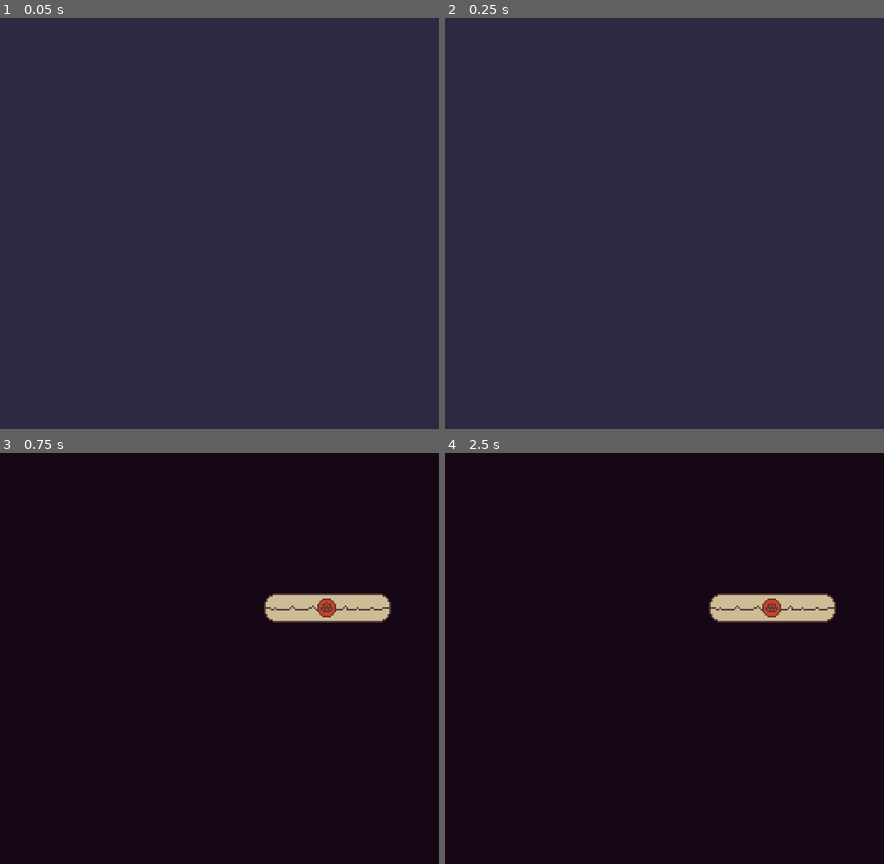
Above: before the commit, frames 1-4 (two rows, left to right).
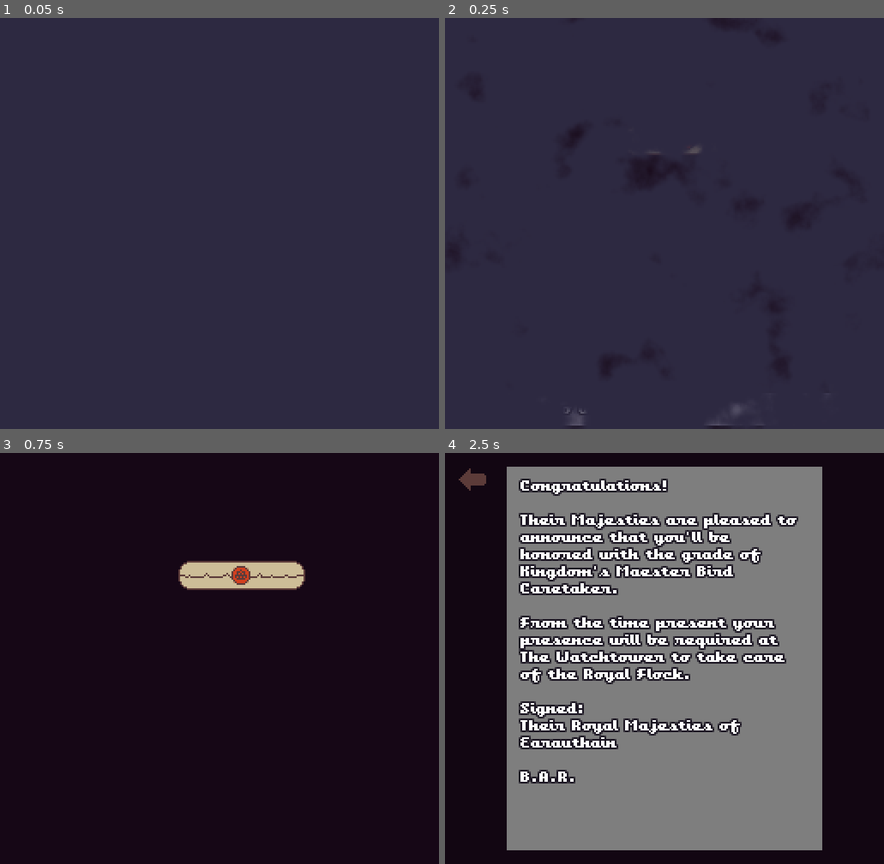
Above: after the commit, the same moments.

Repository: xphere/a-little-bird-told-me
Game: Godot game, scene res://src/scenes/game/game.tscn
Same seed, same stepped clock (60 frames per second), same inputs: the game is played once before the commit and once after it. This scene is started directly instead of the project's main scene.
Inputs (mouse positions are in pixels of both pictures, inside the frame that each line leads up to):
- Up to frame 1 (0.05 s): no input
- Up to frame 2 (0.25 s): no input
- Up to frame 3 (0.75 s): tap Enter (ui_accept) at 0.5 s; move the mouse to (316, 637) at 0.52 s; click (316, 637) at 0.67 s
- Up to frame 4 (2.5 s): tap Enter (ui_accept) at 0.77, 1.25, 2 s; drag from (576, 679) to (774, 609) at 1.27 s; move the mouse to (708, 568) at 2.02 s; click (708, 568) at 2.17 s

Frame 1 is identical in both runs. In frame 2, 0.4% of the frame differs, in the area x 27-81%, y 0-100%; in frame 3, 3.9%; in frame 4, 60%, in the area x 3-90%, y 3-97%.

Commit message:
@letter: use resources to write letters

Diff:
--- a/src/actions/letter.gd
+++ b/src/actions/letter.gd
@@ -1,13 +1,38 @@
+tool
 extends Action
 
-signal received()
+signal recieved()
 signal opened()
 signal closed()
+signal selected()
 
-export var letter_id : String
-export var letter_name : String
-export(String, MULTILINE) var letter_contents : String
+const LetterResource := preload("res://src/resources/letter.gd")
+
+export(Resource) var letter_resource
+
+
+func _ready() -> void:
+	if Engine.editor_hint and not letter_resource:
+		letter_resource = LetterResource.new() as Resource
+
+	connect_to(letter_resource)
 
 
 func execute() -> void:
-	owner.register_letter(self)
+	owner.register_letter(letter_resource)
+
+
+func connect_to(node: Object) -> void:
+	_connect_to_signal(node, "recieved")
+	_connect_to_signal(node, "openened")
+	_connect_to_signal(node, "closed")
+	_connect_to_signal(node, "selected")
+
+
+func _connect_to_signal(node: Object, signal_name: String) -> void:
+	if node.has_signal(signal_name):
+		node.connect(
+			signal_name,
+			self, "emit_signal", [signal_name],
+			CONNECT_DEFERRED
+		)
--- a/src/actions/start.gd
+++ /dev/null
@@ -1,12 +0,0 @@
-extends Node
-
-
-func trigger() -> void:
-	var letter = owner.register_letter($"letter#1")
-	var letter_at_desk : Node = owner.move_letter_to_mail_desk(letter)
-	letter_at_desk.connect("closed", self, "_on_letter_closed", [], CONNECT_DEFERRED | CONNECT_ONESHOT)
-	owner.to_state("MailDesk")
-
-
-func _on_letter_closed() -> void:
-	owner.to_next_story(self)
--- a/src/actions/to-maildesk.gd
+++ b/src/actions/to-maildesk.gd
@@ -1,7 +1,20 @@
 extends Action
 
-export var letter_id : String
+export var letter_path : NodePath
 
 
 func execute() -> void:
-	owner.move_letter_to_mail_desk(letter_id)
+	var letter := get_node(letter_path)
+	if letter:
+		var instance := _create_letter(letter.letter_resource)
+		owner.add_to_maildesk(instance)
+
+
+func _create_letter(resource: Resource) -> Node2D:
+	var scene := preload("res://src/objects/letters/letter.tscn") as PackedScene
+	var instance := scene.instance() as Node2D
+	resource.connect_to(instance)
+	instance.id = resource.letter_id
+	instance.letter_name = resource.letter_name
+	instance.letter_content = resource.letter_contents
+	return instance
--- /dev/null
+++ b/src/resources/letter.gd
@@ -0,0 +1,26 @@
+extends Resource
+
+signal received()
+signal opened()
+signal closed()
+signal selected()
+
+export var letter_id : String
+export(String, MULTILINE) var letter_name : String
+export(String, MULTILINE) var letter_contents : String
+
+
+func connect_to(node: Node) -> void:
+	_connect_to_signal(node, "recieved")
+	_connect_to_signal(node, "openened")
+	_connect_to_signal(node, "closed")
+	_connect_to_signal(node, "selected")
+
+
+func _connect_to_signal(node: Node, signal_name: String) -> void:
+	if node.has_signal(signal_name):
+		node.connect(
+			signal_name,
+			self, "emit_signal", [signal_name],
+			CONNECT_DEFERRED
+		)
--- a/src/scenes/game/game.gd
+++ b/src/scenes/game/game.gd
@@ -42,22 +42,13 @@
 
 var _letters := {}
 
-func register_letter(letter: Node) -> Node:
+func register_letter(letter: Resource) -> void:
 	_letters[letter.letter_id] = letter
-	return letter
 
 
-func move_letter_to_mail_desk(letter_id: String) -> Node:
-	var node = _letters[letter_id]
-	var letter_scene := preload("res://src/objects/letters/letter.tscn") as PackedScene
-	var letter := letter_scene.instance() as Node2D
-	letter.connect("closed", node, "emit_signal", ["closed"], CONNECT_DEFERRED)
-	letter.id = letter_id
-	letter.letter_name = node.letter_name
-	letter.letter_content = node.letter_contents
+func add_to_maildesk(letter: Node2D) -> void:
 	letter.global_position = Vector2(rand_range(40, 256 - 40), rand_range(15, 240 - 15))
 	$MailDesk.add_child(letter)
-	return letter
 
 
 func context(name: String):
@@ -165,29 +156,33 @@
 
 
 func _on_Cursor_interact(node: CollisionObject2D) -> void:
-	if node.has_node("on-interact"):
-		var interact_node := node.get_node("on-interact") as Action
-		interact_node and interact_node.execute()
-
-	elif node.has_method("on_interact"):
-		node.on_interact()
-
-	elif _current_screen and _current_screen.has_method("on_interact"):
-		_current_screen.on_interact(node)
+	_try_interactions(node, "on-interact", "on_interact")
 
 
 func _on_Cursor_help(node: CollisionObject2D) -> void:
+	_try_interactions(node, "on-help-request", "on_help_request")
+
+
+func _try_interactions(node: Node, child_name: String, method_name: String) -> void:
 	$Cursor.lock(true)
 
-	if node.has_node("on-help-request"):
-		var help_node := node.get_node("on-help-request") as Action
-		help_node and yield(help_node.execute(), "completed")
+	var ref_signal : GDScriptFunctionState
 
-	elif node.has_method("on_help_request"):
-		yield(node.on_help_request(), "completed")
+	if node.has_node(child_name):
+		var child_node := node.get_node(child_name) as Action
+		if child_node:
+			ref_signal = RefSignal.as_async(child_node.execute())
 
-	elif _current_screen and _current_screen.has_method("on_help_request"):
-		yield(_current_screen.on_help_request(node), "completed")
+	elif node.has_method(method_name):
+		ref_signal = RefSignal.as_async(node.call(method_name))
+
+	elif _current_screen and _current_screen.has_method(method_name):
+		ref_signal = RefSignal.as_async(
+			_current_screen.call(method_name, node)
+		)
+
+	if ref_signal:
+		yield(ref_signal, "completed")
 
 	$Cursor.lock(false)
 
--- a/src/scenes/game/game.tscn
+++ b/src/scenes/game/game.tscn
@@ -1,24 +1,14 @@
-[gd_scene load_steps=20 format=2]
+[gd_scene load_steps=10 format=2]
 
 [ext_resource path="res://assets/themes/game.theme.tres" type="Theme" id=1]
 [ext_resource path="res://src/ui/dialog-box/dialog-box.tscn" type="PackedScene" id=2]
 [ext_resource path="res://src/screens/tower/tower.tscn" type="PackedScene" id=3]
 [ext_resource path="res://src/screens/mail-desk/mail-desk.tscn" type="PackedScene" id=4]
-[ext_resource path="res://src/actions/to-maildesk.gd" type="Script" id=5]
+[ext_resource path="res://src/stories/start.tscn" type="PackedScene" id=5]
 [ext_resource path="res://src/screens/letter/letter.tscn" type="PackedScene" id=6]
 [ext_resource path="res://src/scenes/game/cursor.gd" type="Script" id=7]
 [ext_resource path="res://src/scenes/game/game.gd" type="Script" id=8]
-[ext_resource path="res://src/actions/dialog.gd" type="Script" id=9]
-[ext_resource path="res://src/actions/letter.gd" type="Script" id=10]
-[ext_resource path="res://src/actions/to-screen.gd" type="Script" id=11]
-[ext_resource path="res://modules/action/wait.gd" type="Script" id=12]
-[ext_resource path="res://modules/action/serial.gd" type="Script" id=13]
-[ext_resource path="res://modules/action/wait-signal.gd" type="Script" id=14]
-[ext_resource path="res://src/actions/info.gd" type="Script" id=15]
-[ext_resource path="res://modules/action/parallel.gd" type="Script" id=16]
-[ext_resource path="res://src/actions/cursor-lock.gd" type="Script" id=17]
 [ext_resource path="res://modules/context/context.gd" type="Script" id=18]
-[ext_resource path="res://src/actions/cast-character.gd" type="Script" id=19]
 
 [node name="Game" type="Control"]
 anchor_right = 1.0
@@ -47,121 +37,7 @@
 
 [node name="Story" type="Node" parent="."]
 
-[node name="Start" type="Node" parent="Story"]
-script = ExtResource( 13 )
-
-[node name="introduce#maester" type="Node" parent="Story/Start"]
-script = ExtResource( 19 )
-character_name = "maester"
-
-[node name="hide#assistant" type="Node" parent="Story/Start"]
-script = ExtResource( 19 )
-character_name = "assistant"
-is_leaving = true
-
-[node name="letter#their-majesties#1" type="Node" parent="Story/Start"]
-script = ExtResource( 10 )
-letter_id = "letter#their-majesties#1"
-letter_name = "Welcome letter from Their Majesties"
-letter_contents = "Congratulations!
-
-Their Majesties are pleased to announce that you'll be honored with the grade of Kingdom's Maester Bird Caretaker.
-
-From the time present your presence will be required at The Watchtower to take care of the Royal Flock.
-
-Signed:
-Their Royal Majesties of Earauthain
-
-B.A.R."
-
-[node name="to-maildesk#their-majesties#1" type="Node" parent="Story/Start"]
-script = ExtResource( 5 )
-letter_id = "letter#their-majesties#1"
-
-[node name="to-screen#mail-desk#1" type="Node" parent="Story/Start"]
-script = ExtResource( 11 )
-screen_name = "MailDesk"
-
-[node name="wait#closed#letter-their-majesties#1" type="Node" parent="Story/Start"]
-script = ExtResource( 14 )
-path = NodePath("../letter#their-majesties#1")
-signal_name = "closed"
-
-[node name="talk#intro" type="Node" parent="Story/Start"]
-script = ExtResource( 17 )
-
-[node name="to-screen#tower#1" type="Node" parent="Story/Start/talk#intro"]
-script = ExtResource( 11 )
-
-[node name="dialog#maester#1" type="Node" parent="Story/Start/talk#intro"]
-script = ExtResource( 9 )
-speaker = "maester"
-dialog = "Hmm..."
-
-[node name="parallel#knock#1" type="Node" parent="Story/Start/talk#intro"]
-script = ExtResource( 16 )
-
-[node name="info#knock#1" type="Node" parent="Story/Start/talk#intro/parallel#knock#1"]
-script = ExtResource( 15 )
-information = "KNOCK! KNOCK!"
-
-[node name="wait#1" type="Node" parent="Story/Start/talk#intro/parallel#knock#1"]
-script = ExtResource( 12 )
-waiting_time = 2.0
-
-[node name="introduce#assistant" type="Node" parent="Story/Start/talk#intro"]
-script = ExtResource( 19 )
-character_name = "assistant"
-
-[node name="dialog#assistant#1,1" type="Node" parent="Story/Start/talk#intro"]
-script = ExtResource( 9 )
-speaker = "assistant"
-dialog = "Good morning! Name's Derris, and I'm the assistant of the Maester."
-
-[node name="dialog#assistant#1,2" type="Node" parent="Story/Start/talk#intro"]
-script = ExtResource( 9 )
-speaker = "assistant"
-dialog = "And that must be you!"
-
-[node name="dialog#maester#2" type="Node" parent="Story/Start/talk#intro"]
-script = ExtResource( 9 )
-speaker = "maester"
-dialog = "Indeed."
-
-[node name="dialog#assistant#2,1" type="Node" parent="Story/Start/talk#intro"]
-script = ExtResource( 9 )
-speaker = "assistant"
-dialog = "Last Maester was so nice to me! She taught me a lot about the craft!"
-
-[node name="dialog#assistant#2,2" type="Node" parent="Story/Start/talk#intro"]
-script = ExtResource( 9 )
-speaker = "assistant"
-dialog = "And I'm eager to keep learning!"
-
-[node name="dialog#maester#3" type="Node" parent="Story/Start/talk#intro"]
-script = ExtResource( 9 )
-speaker = "maester"
-dialog = "If you like this job that much, why don't you do it for me?"
-
-[node name="dialog#assistant#3,1" type="Node" parent="Story/Start/talk#intro"]
-script = ExtResource( 9 )
-speaker = "assistant"
-dialog = "Sorry, Maester. I'm not allowed to help you during the first days."
-
-[node name="dialog#assistant#3,2" type="Node" parent="Story/Start/talk#intro"]
-script = ExtResource( 9 )
-speaker = "assistant"
-dialog = "By... Royal Decree."
-
-[node name="dialog#maester#4" type="Node" parent="Story/Start/talk#intro"]
-script = ExtResource( 9 )
-speaker = "maester"
-dialog = "What...?"
-
-[node name="dialog#assistant#4" type="Node" parent="Story/Start/talk#intro"]
-script = ExtResource( 9 )
-speaker = "assistant"
-dialog = "But I'll be your guide in the meantime! Just ask me anything!"
+[node name="Start" parent="Story" instance=ExtResource( 5 )]
 
 [connection signal="entered" from="Cursor" to="." method="_on_Cursor_entered"]
 [connection signal="help" from="Cursor" to="." method="_on_Cursor_help"]
--- a/src/screens/tower/tower.tscn
+++ b/src/screens/tower/tower.tscn
@@ -65,8 +65,59 @@
 [node name="Assistant" parent="." instance=ExtResource( 3 )]
 position = Vector2( 185, 185 )
 
+[node name="on-interact" type="Node" parent="Assistant"]
+script = ExtResource( 10 )
+
+[node name="dialog#1" type="Node" parent="Assistant/on-interact"]
+script = ExtResource( 6 )
+__meta__ = {
+"_editor_description_": ""
+}
+speaker = "assistant"
+dialog = "How may I assist you, Maester?"
+
+[node name="dialog#2" type="Node" parent="Assistant/on-interact"]
+script = ExtResource( 6 )
+__meta__ = {
+"_editor_description_": ""
+}
+speaker = "assistant"
+dialog = "Anything I can do for you, Maester?"
+
+[node name="dialog#3" type="Node" parent="Assistant/on-interact"]
+script = ExtResource( 6 )
+__meta__ = {
+"_editor_description_": ""
+}
+speaker = "assistant"
+dialog = "I'm willing to help, Maester!"
+
+[node name="dialog#4" type="Node" parent="Assistant/on-interact"]
+script = ExtResource( 6 )
+__meta__ = {
+"_editor_description_": ""
+}
+speaker = "assistant"
+dialog = "I hope to live up to your expectations, Maester..."
+
+[node name="dialog#5" type="Node" parent="Assistant/on-interact"]
+script = ExtResource( 6 )
+__meta__ = {
+"_editor_description_": ""
+}
+speaker = "assistant"
+dialog = "Can I help you, Maester?"
+
+[node name="dialog#6" type="Node" parent="Assistant/on-interact"]
+script = ExtResource( 6 )
+__meta__ = {
+"_editor_description_": ""
+}
+speaker = "assistant"
+dialog = "I wish I could be of more use to you, Maester."
+
 [node name="on-help-request" type="Node" parent="Assistant"]
-script = ExtResource( 10 )
+script = ExtResource( 8 )
 
 [node name="dialog#1" type="Node" parent="Assistant/on-help-request"]
 script = ExtResource( 6 )
@@ -81,9 +132,14 @@
 [node name="dialog#3" type="Node" parent="Assistant/on-help-request"]
 script = ExtResource( 6 )
 speaker = "assistant"
-dialog = "I'm going to make my parents proud!"
+dialog = "I was the best student of the former Maester!"
 
 [node name="dialog#4" type="Node" parent="Assistant/on-help-request"]
 script = ExtResource( 6 )
 speaker = "assistant"
-dialog = "I wish I could be of more use to you, Maester."
+dialog = "In fact I was also her only student..."
+
+[node name="dialog#5" type="Node" parent="Assistant/on-help-request"]
+script = ExtResource( 6 )
+speaker = "assistant"
+dialog = "I'm going to make my parents proud anyway!"
--- /dev/null
+++ b/src/stories/start.tscn
@@ -0,0 +1,136 @@
+[gd_scene load_steps=12 format=2]
+
+[ext_resource path="res://src/resources/letter.gd" type="Script" id=1]
+[ext_resource path="res://modules/action/serial.gd" type="Script" id=2]
+[ext_resource path="res://modules/action/wait-signal.gd" type="Script" id=3]
+[ext_resource path="res://src/actions/cursor-lock.gd" type="Script" id=5]
+[ext_resource path="res://src/actions/info.gd" type="Script" id=6]
+[ext_resource path="res://src/actions/to-maildesk.gd" type="Script" id=7]
+[ext_resource path="res://src/actions/letter.gd" type="Script" id=8]
+[ext_resource path="res://src/actions/cast-character.gd" type="Script" id=9]
+[ext_resource path="res://src/actions/to-screen.gd" type="Script" id=10]
+[ext_resource path="res://src/actions/dialog.gd" type="Script" id=11]
+
+[sub_resource type="Resource" id=1]
+script = ExtResource( 1 )
+letter_id = "letter#their-majesties#1"
+letter_name = "Welcome letter from Their Majesties"
+letter_contents = "Congratulations!
+
+Their Majesties are pleased to announce that you'll be honored with the grade of Kingdom's Maester Bird Caretaker.
+
+From the time present your presence will be required at The Watchtower to take care of the Royal Flock.
+
+Signed:
+Their Royal Majesties of Earauthain
+
+B.A.R."
+
+[node name="Start" type="Node"]
+script = ExtResource( 2 )
+
+[node name="letter#intro" type="Node" parent="."]
+script = ExtResource( 5 )
+
+[node name="letter#their-majesties#1" type="Node" parent="letter#intro"]
+script = ExtResource( 8 )
+letter_resource = SubResource( 1 )
+
+[node name="to-maildesk#their-majesties#1" type="Node" parent="letter#intro"]
+script = ExtResource( 7 )
+letter_path = NodePath("../letter#their-majesties#1")
+
+[node name="to-screen#mail-desk#1" type="Node" parent="letter#intro"]
+script = ExtResource( 10 )
+screen_name = "MailDesk"
+
+[node name="info#1" type="Node" parent="letter#intro"]
+script = ExtResource( 6 )
+information = "Left click to interact"
+
+[node name="wait#closed#letter-their-majesties#1" type="Node" parent="."]
+script = ExtResource( 3 )
+path = NodePath("../letter#intro/letter#their-majesties#1")
+signal_name = "closed"
+
+[node name="introduce#maester" type="Node" parent="."]
+script = ExtResource( 9 )
+character_name = "maester"
+
+[node name="hide#assistant" type="Node" parent="."]
+script = ExtResource( 9 )
+character_name = "assistant"
+is_leaving = true
+
+[node name="to-screen#tower#1" type="Node" parent="."]
+script = ExtResource( 10 )
+
+[node name="talk#intro" type="Node" parent="."]
+script = ExtResource( 5 )
+
+[node name="dialog#maester#1" type="Node" parent="talk#intro"]
+script = ExtResource( 11 )
+speaker = "maester"
+dialog = "Hmm..."
+
+[node name="info#1" type="Node" parent="talk#intro"]
+script = ExtResource( 6 )
+information = "KNOCK! KNOCK!"
+
+[node name="introduce#assistant" type="Node" parent="talk#intro"]
+script = ExtResource( 9 )
+character_name = "assistant"
+
+[node name="dialog#assistant#1,1" type="Node" parent="talk#intro"]
+script = ExtResource( 11 )
+speaker = "assistant"
+dialog = "Good morning! Name's Derris, and I'm the assistant of the Maester."
+
+[node name="dialog#assistant#1,2" type="Node" parent="talk#intro"]
+script = ExtResource( 11 )
+speaker = "assistant"
+dialog = "And that must be you!"
+
+[node name="dialog#maester#2" type="Node" parent="talk#intro"]
+script = ExtResource( 11 )
+speaker = "maester"
+dialog = "Indeed."
+
+[node name="dialog#assistant#2,1" type="Node" parent="talk#intro"]
+script = ExtResource( 11 )
+speaker = "assistant"
+dialog = "Last Maester was so nice to me! She taught me a lot about the craft!"
+
+[node name="dialog#assistant#2,2" type="Node" parent="talk#intro"]
+script = ExtResource( 11 )
+speaker = "assistant"
+dialog = "And I'm eager to keep learning!"
+
+[node name="dialog#maester#3" type="Node" parent="talk#intro"]
+script = ExtResource( 11 )
+speaker = "maester"
+dialog = "If you like this job that much, why don't you do it for me?"
+
+[node name="dialog#assistant#3,1" type="Node" parent="talk#intro"]
+script = ExtResource( 11 )
+speaker = "assistant"
+dialog = "Sorry, Maester. I'm not allowed to help you during the first days."
+
+[node name="dialog#assistant#3,2" type="Node" parent="talk#intro"]
+script = ExtResource( 11 )
+speaker = "assistant"
+dialog = "By... Royal Decree."
+
+[node name="dialog#maester#4" type="Node" parent="talk#intro"]
+script = ExtResource( 11 )
+speaker = "maester"
+dialog = "What...?"
+
+[node name="dialog#assistant#4" type="Node" parent="talk#intro"]
+script = ExtResource( 11 )
+speaker = "assistant"
+dialog = "But I'll be your guide in the meantime! Just ask me anything!"
+
+[node name="info#2" type="Node" parent="talk#intro"]
+script = ExtResource( 6 )
+information = "Right click to ask for help"
